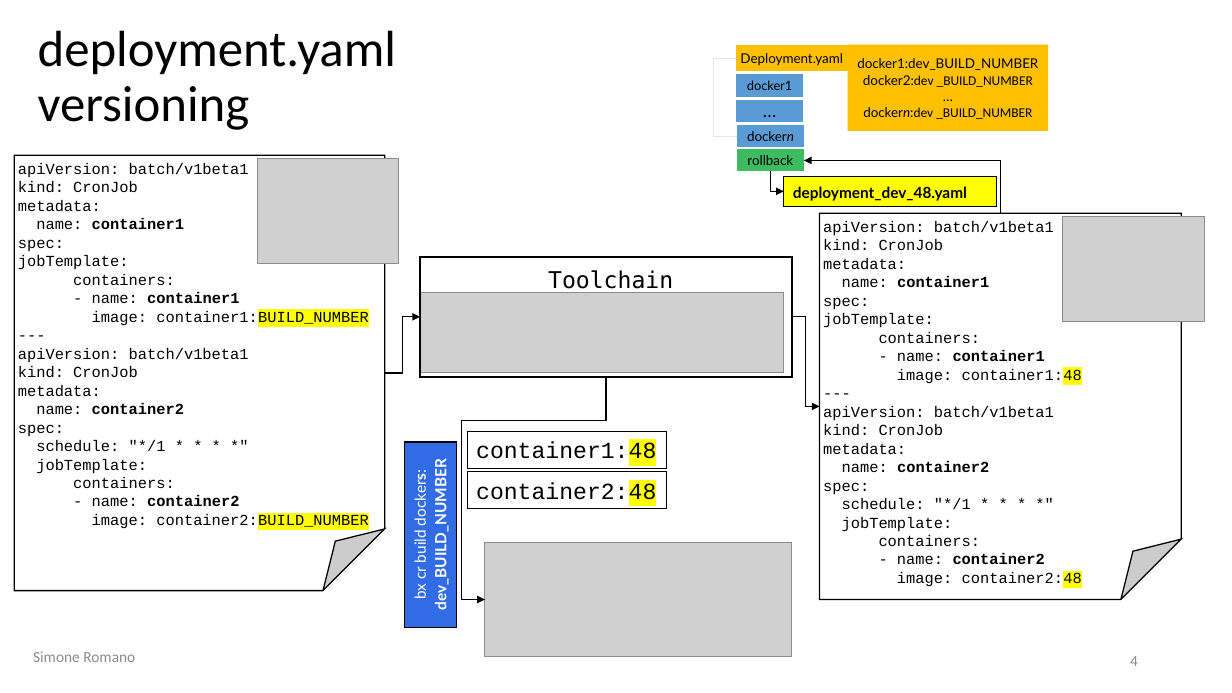
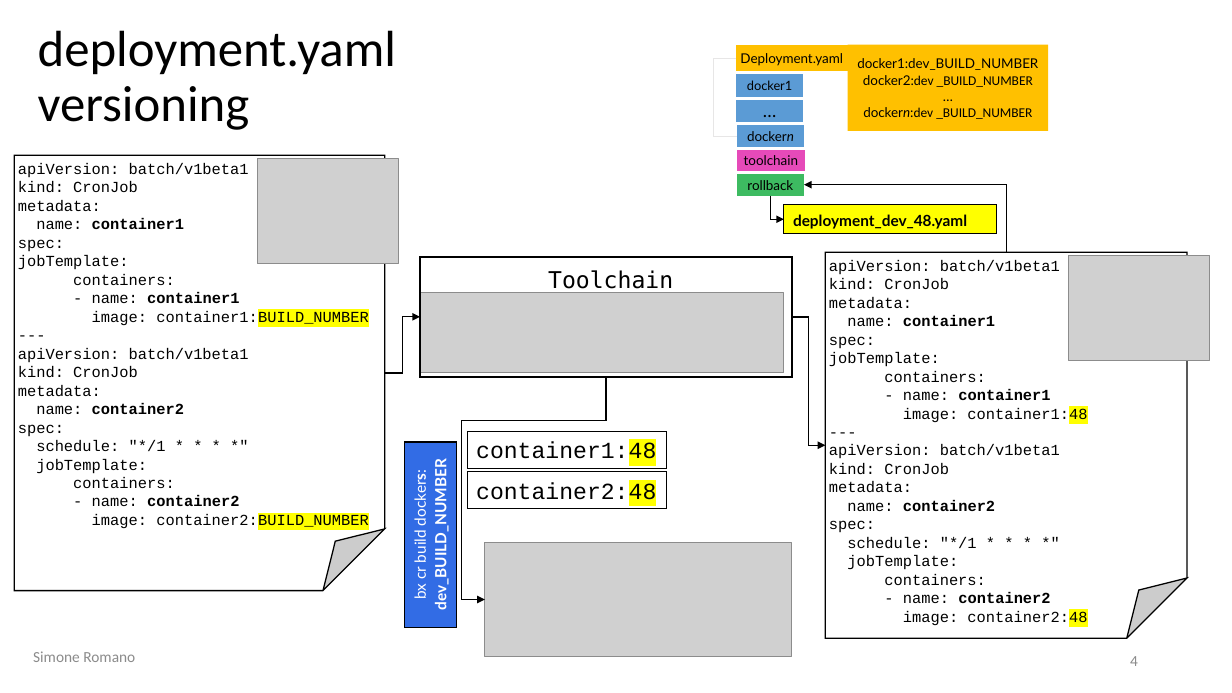
Before and after one commit to sromano1992/kubedev, a slide deck: slide 4 of doc/kubedev.pptx. Drawn at 1232x693 pixels with LibreOffice and Linux fonts; fonts in the diff are those of the drawing; grey boxes stand for pictures. Boxes give left, top, right and bottom in pixels: in the first picture for what was removed or moved away, otherwise in the second. Text is boxed around its words. In the diff, an @@ line names an element or a change of style, - is before the commit and + after.

```diff
--- a/doc/kubedev.pptx
+++ b/doc/kubedev.pptx
@@ rectangle "rollback": place and size @@
-rectangle "rollback" at bbox=[737, 150, 804, 172]
+rectangle "rollback" at bbox=[737, 174, 804, 196]
@@ rectangle added at bbox=[737, 150, 805, 171], fill #E64AB9, 10.5 pt, text #000000 @@
+toolchain
@@ elbow arrow moved from (771, 172) - (784, 191) to (771, 196) - (784, 219) @@
@@ rectangle "deployment_dev_48.yaml": place and size @@
-rectangle "deployment_dev_48.yaml" at bbox=[784, 177, 996, 206]
+rectangle "deployment_dev_48.yaml" at bbox=[784, 204, 996, 234]
@@ elbow arrow moved from (1001, 213) - (804, 161) to (1006, 252) - (804, 185) @@
@@ folded corner "apiVersion: batch/v1beta1": place and size @@
-folded corner "apiVersion: batch/v1beta1" at bbox=[820, 213, 1181, 600]
+folded corner "apiVersion: batch/v1beta1" at bbox=[825, 252, 1187, 639]
@@ picture: place and size @@
-picture at bbox=[1063, 216, 1204, 322]
+picture at bbox=[1068, 255, 1210, 360]
@@ elbow arrow moved from (792, 317) - (820, 407) to (792, 317) - (825, 445) @@
```
Also in this commit, not shown: 1 other file.
